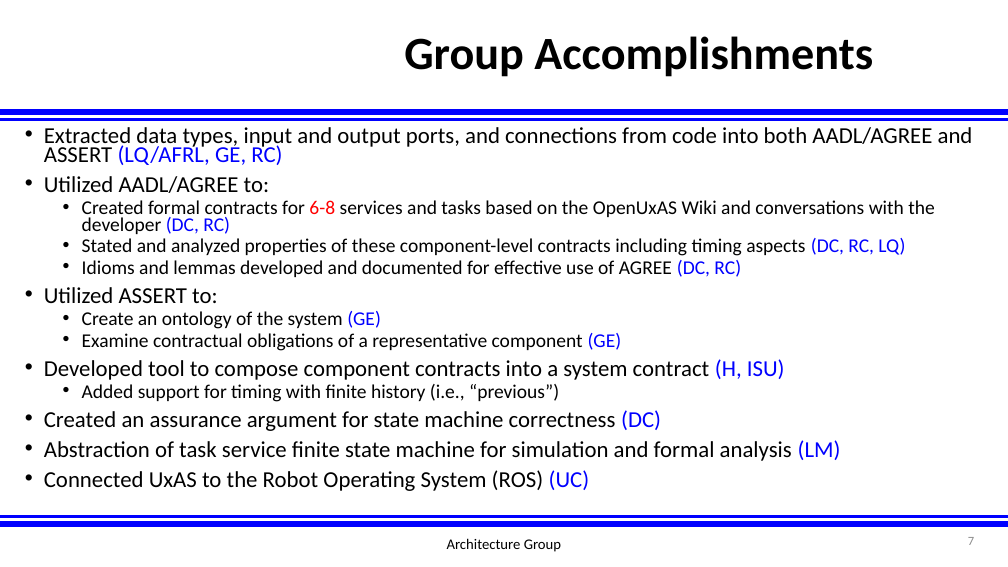
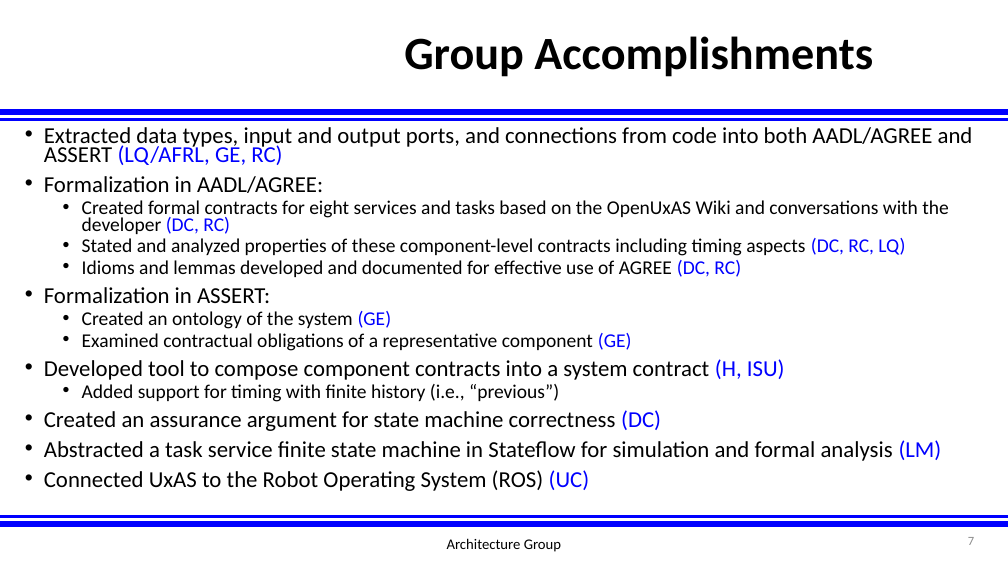
Before and after one commit to afrl-rq/OpenUxAS-SoI, a slide deck: slide 7 of presentations/S5_SoI_Architecture_Group.pptx. Drawn at 1008x567 pixels with LibreOffice and Linux fonts; fonts in the diff are those of the drawing; background and template pictures are left out. Boxes give left, top, right and bottom in pixels: in the first picture for what was removed or moved away, otherwise in the second. Text is boxed around its words. In the diff, an @@ line names an element or a change of style, - is before the commit and + after.

```diff
--- a/presentations/S5_SoI_Architecture_Group.pptx
+++ b/presentations/S5_SoI_Architecture_Group.pptx
@@ text at (44,176,948,234): text changed @@
-• Utilized AADL/AGREE to:
-  • Created formal contracts for 6-8 services and tasks based on the OpenUxAS Wiki and conversations with the developer (DC, RC)
+• Formalization in AADL/AGREE:
+  • Created formal contracts for eight services and tasks based on the OpenUxAS Wiki and conversations with the developer (DC, RC)
@@ text at (44,287,632,351): text changed @@
-• Utilized ASSERT to:
-  • Create an ontology of the system (GE)
-  • Examine contractual obligations of a representative component (GE)
+• Formalization in ASSERT:
+  • Created an ontology of the system (GE)
+  • Examined contractual obligations of a representative component (GE)
@@ text at (44,440,942,461): text changed @@
-• Abstraction of task service finite state machine for simulation and formal analysis (LM)
+• Abstracted a task service finite state machine in Stateflow for simulation and formal analysis (LM)
```
Also in this commit, not shown: 12 other slides changed, 10 slides added, 11 slides removed.
